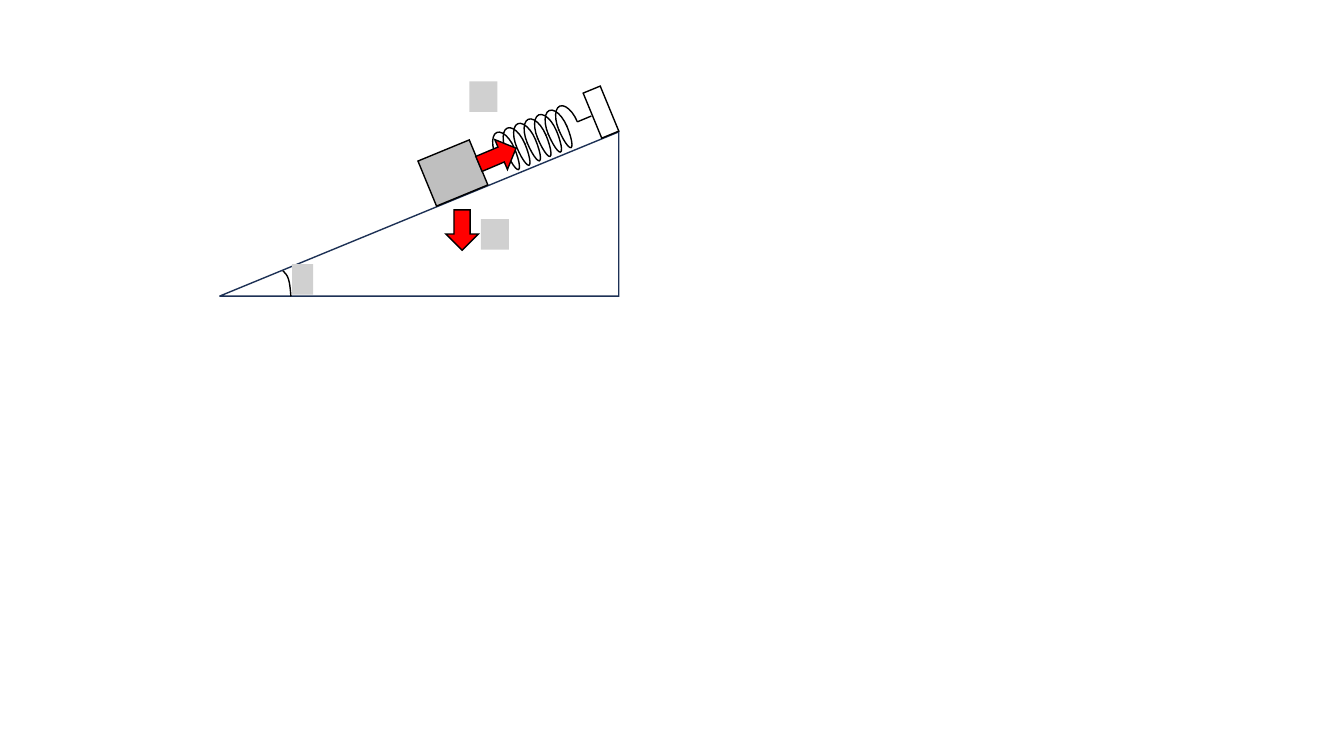
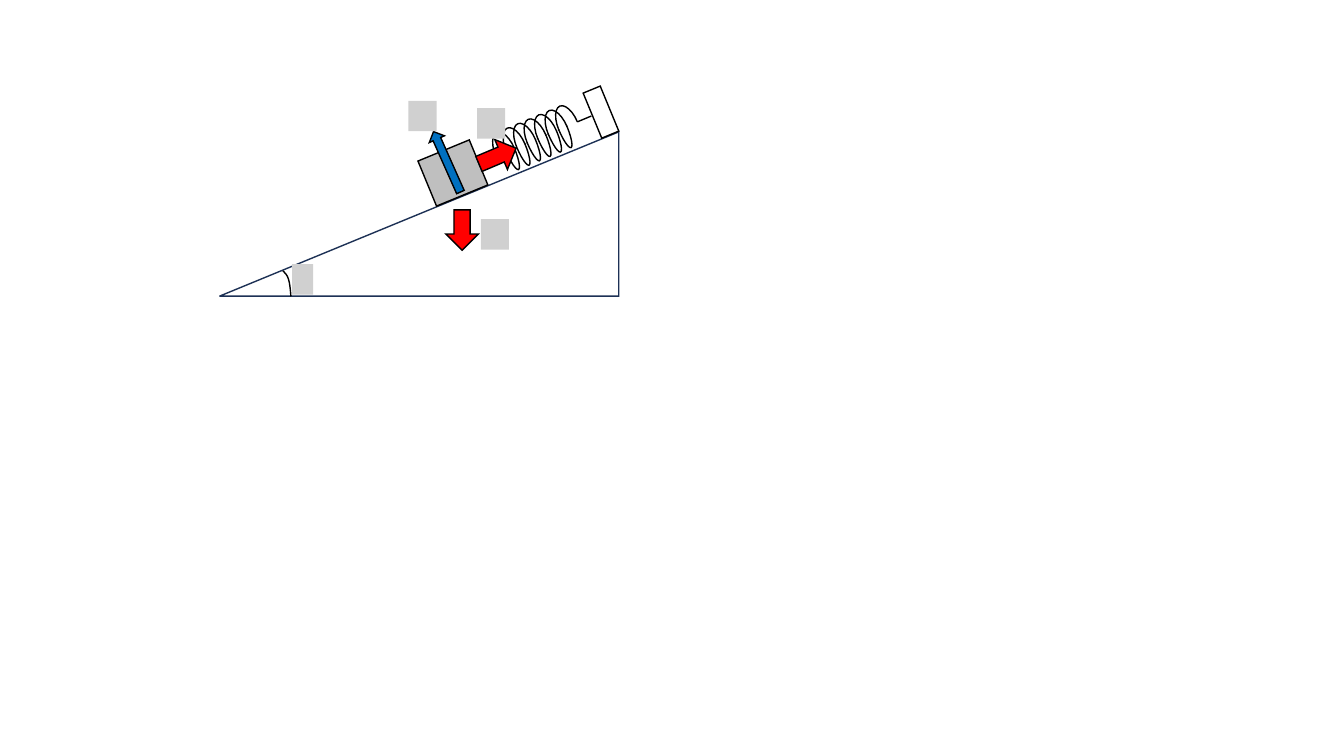
Before and after one commit to kaityo256/classical_mechanics, a slide deck: slide 2 of virtual_work/fig/fig.pptx. Drawn at 1344x756 pixels with LibreOffice and Linux fonts; fonts in the diff are those of the drawing; grey boxes stand for pictures. Boxes give left, top, right and bottom in pixels: in the first picture for what was removed or moved away, otherwise in the second. Text is boxed around its words. In the diff, an @@ line names an element or a change of style, - is before the commit and + after.

```diff
--- a/virtual_work/fig/fig.pptx
+++ b/virtual_work/fig/fig.pptx
@@ picture removed at <box>470,82,498,112</box> @@
@@ picture added at <box>408,101,437,131</box> @@
@@ picture added at <box>477,108,505,138</box> @@
@@ down arrow added at <box>426,129,468,196</box>, fill #0070C0, outline #000000 1 pt @@
```
Also in this commit, not shown: 2 other files.
